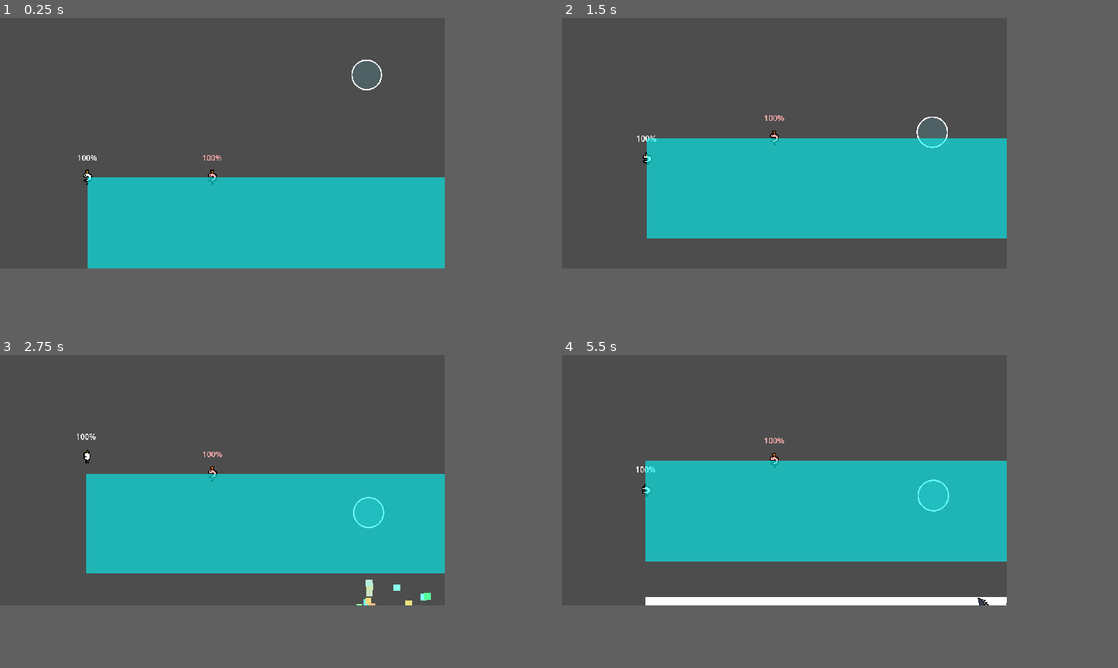
Above: before the commit, frames 1-4 (two rows, left to right).
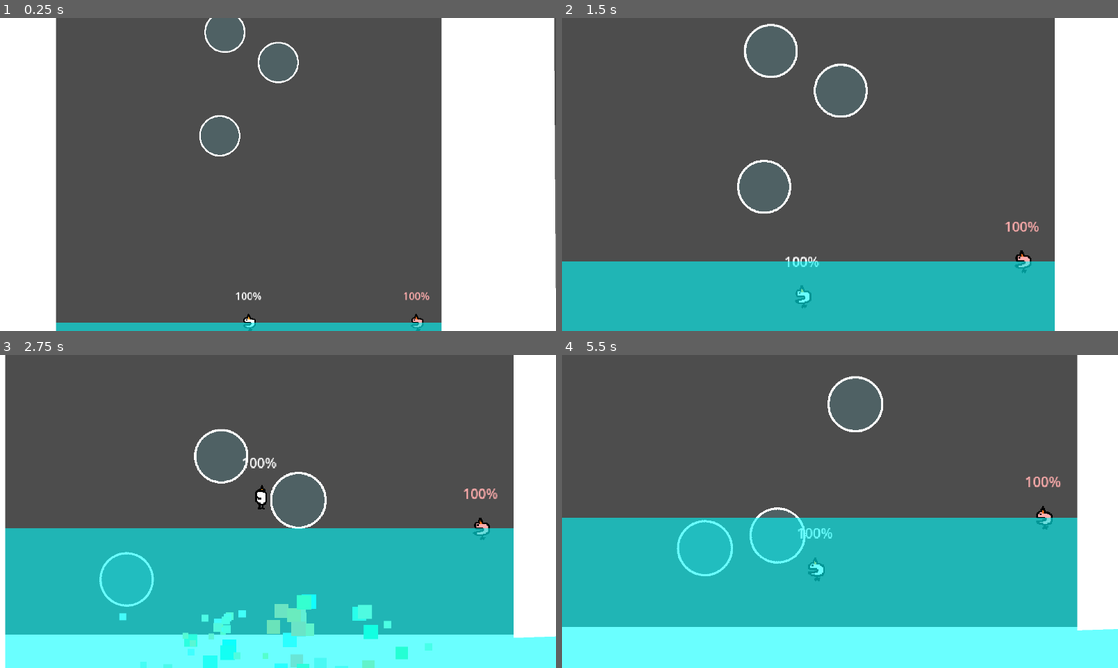
Above: after the commit, the same moments.

Repository: ron0studios/Global-Game-Jam-2025
Game: Godot game, scene res://objects/sandbox.tscn
Same seed, same stepped clock (60 frames per second), same inputs: the game is played once before the commit and once after it. The engine's default icon, where the game draws it, is replaced by a stand-in: a white triangle on a blue panel in a dark square.
Inputs (mouse positions are in pixels of both pictures, inside the frame that each line leads up to):
- Up to frame 1 (0.25 s): no input
- Up to frame 2 (1.5 s): move the mouse to (884, 130) at 0.52 s; hold Up (ui_up) 0.53-1.28 s; move the mouse to (695, 155) at 1.27 s; hold Down (ui_down) from 1.28 s (still down)
- Up to frame 3 (2.75 s): move the mouse to (266, 423) at 2.02 s; release Down (ui_down) at 2.03 s; hold Up (ui_up) from 2.03 s (still down)
- Up to frame 4 (5.5 s): move the mouse to (762, 530) at 2.77 s; move the mouse to (917, 517) at 3.52 s; release Up (ui_up) at 3.53 s; hold Down (ui_down) from 3.53 s (still down); move the mouse to (650, 442) at 4.27 s; move the mouse to (806, 480) at 5.02 s
In our replay, the window is 640x360 before the commit and 800x450 after it. These sizes can differ from the game's own. Grey fills any space a smaller window leaves; there, only what the larger window draws over its background counts as a difference.

The runs differ from the first frame. In frame 1, 42% of the frame differs, in the area x 0-100%, y 0-100%; in frame 2, 41%; in frame 3, 48%; in frame 4, 49%, in the area x 0-100%, y 0-88%.

Commit message:
added horizontal constraints

Diff:
--- a/objects/bubble.gd
+++ b/objects/bubble.gd
@@ -21,7 +21,8 @@
 	pass
 
 func _physics_process(delta: float) -> void:
-	pass
+	if position.y > Global.water_level:
+		apply_impulse(Vector2.UP * (position.y-Global.water_level) * 0.1)
 
 
 
--- a/objects/camera_2d.gd
+++ b/objects/camera_2d.gd
@@ -5,12 +5,11 @@
 
 func _process(delta: float) -> void:
 	var avg_pos = Vector2.ZERO
-	var avg_dist = 0
+	var max_dist = 0
 	for i in targets:
 		avg_pos += get_node(i).position
 	avg_pos /= len(targets)
 	for i in targets:
-		avg_dist = avg_pos.distance_to(get_node(i).position)
-	print(avg_dist)
+		max_dist = max(max_dist, position.distance_to(get_node(i).position))
 	position = position.lerp(avg_pos, 1 - pow(delta, 0.1))
-	zoom = zoom.lerp(Vector2.ONE*200/max(200, avg_dist), 1 - pow(delta, 0.2))
+	zoom = zoom.lerp(Vector2.ONE*700/max(200, max_dist), 1 - pow(delta, 0.2))
--- a/objects/global.gd
+++ b/objects/global.gd
@@ -1,6 +1,7 @@
 extends Node#NOTE: Add any global stuff here! This persists across scenes.
 #Refer to the attributes with Global.attribute_name
 @export var water_level = 300
+@export var wall_limit = 300
 var timer = 0
 #func _process(delta: float) -> void:
 	#timer += delta
--- a/objects/player.gd
+++ b/objects/player.gd
@@ -11,8 +11,9 @@
 const BUOYANCY = 1500
 const SHOOTUP_BUOYANCY = 2000
 const DEPTH = 150
+var force = 0
+var breathingin = false
 
-var force = 0
 
 @export var player_number = 1
 @onready var left_input = "p%s_left" % player_number
@@ -24,16 +25,10 @@
 	set(value):
 		state = value
 		animation.animation = "idle"
-enum states {JUMP, UNDERWATER, FLOAT, TURNAROUND, DESCEND}
+enum states {JUMP, UNDERWATER, FLOAT, DESCEND}
 
-
-var blowing = false: #enables blowing hitbox when true
-	set(value):
-		if blowing != value:
-			blow_hbox.set_deferred("disabled", !value)
-		blowing = value
-
-
+func _ready() -> void:
+	animation.play("idle")
 
 func _physics_process(delta: float) -> void:
 	match state:
@@ -78,6 +73,7 @@
 	handle_blowing(delta)
 
 	move_and_slide()
+	position.x = clampf(position.x, -Global.wall_limit, Global.wall_limit)
 	#$Label.text = states.keys()[state]
 
 func check_descend():
@@ -86,7 +82,7 @@
 		state = states.DESCEND
 
 func handle_animations():
-	if !$Breathtimer.is_stopped():
+	if breathingin:
 		animation.play("breathe")
 	else:
 		if (Input.is_action_just_pressed(left_input) and !animation.flip_h) or (Input.is_action_just_pressed(right_input) and animation.flip_h):
@@ -105,13 +101,15 @@
 func handle_blowing(delta):
 	#$BlowArea.rotation = deg_to_rad(90) + get_angle_to(get_global_mouse_position())
 	if Input.is_action_pressed(blow_input) and breath_cooldown.is_stopped():
-		blowing = true
-		$Breathtimer.start()
+		if breathingin:
+			force = min(1, force+delta)
+		else:
+			force = 0
+			breathingin = true
 
-	if Input.is_action_just_released(blow_input):
+	if Input.is_action_just_released(blow_input) and breathingin:
 		#print(global_position.direction_to($BlowArea/CollisionShape2D.global_position).normalized())
-		force = ($Breathtimer.wait_time-$Breathtimer.time_left)/$Breathtimer.wait_time
-		print(force, "use the force luke")
+		print(force)
 		var blowparticle = preload("res://objects/blowparticle.tscn").instantiate()
 		blowparticle.global_position = global_position
 		blowparticle.initial_velocity_min = force * 400
@@ -121,8 +119,7 @@
 		blowparticle.position.y -= 10
 		get_parent().add_child(blowparticle)
 
-		blowing = false
-		$Breathtimer.stop()
+		breathingin = false
 		breath_cooldown.start()
 		animation.play("blow")
 
--- a/objects/player.tscn
+++ b/objects/player.tscn
@@ -200,7 +200,7 @@
 [sub_resource type="RectangleShape2D" id="RectangleShape2D_beq50"]
 size = Vector2(20, 239)
 
-[node name="Player" type="CharacterBody2D"]
+[node name="Player" type="CharacterBody2D" groups=["player"]]
 collision_mask = 0
 script = ExtResource("1_1uga2")
 
@@ -210,7 +210,7 @@
 
 [node name="AnimatedSprite2D" type="AnimatedSprite2D" parent="."]
 sprite_frames = SubResource("SpriteFrames_y1w2h")
-animation = &"blow"
+animation = &"idle"
 
 [node name="Label" type="Label" parent="."]
 anchors_preset = 7
@@ -236,9 +236,6 @@
 shape = SubResource("RectangleShape2D_beq50")
 disabled = true
 
-[node name="Breathtimer" type="Timer" parent="."]
-one_shot = true
-
 [node name="BreathCooldown" type="Timer" parent="."]
 wait_time = 0.3
 one_shot = true
--- a/objects/sandbox.tscn
+++ b/objects/sandbox.tscn
@@ -12,6 +12,7 @@
 [node name="sandbox" type="Node2D"]
 
 [node name="box" type="Node2D" parent="."]
+position = Vector2(-523, -151)
 
 [node name="ColorRect" type="ColorRect" parent="box"]
 offset_top = 576.0
@@ -25,7 +26,17 @@
 shape = SubResource("RectangleShape2D_f2nrx")
 
 [node name="bubble" parent="." instance=ExtResource("1_0m1l4")]
-position = Vector2(584, 80)
+position = Vector2(46, -110)
+collision_layer = 1
+collision_mask = 1
+
+[node name="bubble2" parent="." instance=ExtResource("1_0m1l4")]
+position = Vector2(-45, 4)
+collision_layer = 1
+collision_mask = 1
+
+[node name="bubble3" parent="." instance=ExtResource("1_0m1l4")]
+position = Vector2(-37, -157)
 collision_layer = 1
 collision_mask = 1
 
@@ -40,12 +51,21 @@
 position = Vector2(711, 606)
 
 [node name="tempwater" type="ColorRect" parent="."]
-offset_right = 1202.0
+offset_left = -662.0
+offset_right = 540.0
 offset_bottom = 205.0
 color = Color(0, 1, 1, 0.584314)
 script = ExtResource("4_qjm8g")
 
 [node name="Camera2D" type="Camera2D" parent="."]
-position = Vector2(578, 323)
+position = Vector2(321, -41)
 script = ExtResource("5_0cxf5")
-targets = Array[NodePath]([NodePath("../bubble"), NodePath("../Player2"), NodePath("../Player")])
+targets = Array[NodePath]([NodePath("../bubble"), NodePath("../Player2"), NodePath("../Player"), NodePath("../bubble2"), NodePath("../bubble3")])
+
+[node name="StaticBody2D" type="StaticBody2D" parent="."]
+
+[node name="CollisionPolygon2D" type="CollisionPolygon2D" parent="StaticBody2D"]
+polygon = PackedVector2Array(-491, -466, -483, 500, -300, 500, -300, -254, 300, -254, 300, 429, 479, 423, 473, -514)
+
+[node name="CollisionPolygon2D2" type="Polygon2D" parent="StaticBody2D"]
+polygon = PackedVector2Array(-491, -466, -483, 500, -300, 500, -300, -254, 300, -254, 300, 429, 479, 423, 473, -514)
--- a/project.godot
+++ b/project.godot
@@ -21,9 +21,13 @@
 
 [display]
 
-window/size/viewport_width=640
-window/size/viewport_height=360
+window/size/viewport_width=1920
+window/size/viewport_height=1080
 window/stretch/mode="viewport"
+
+[global_group]
+
+player="player characters. easy to get all node refs to players"
 
 [input]
 
